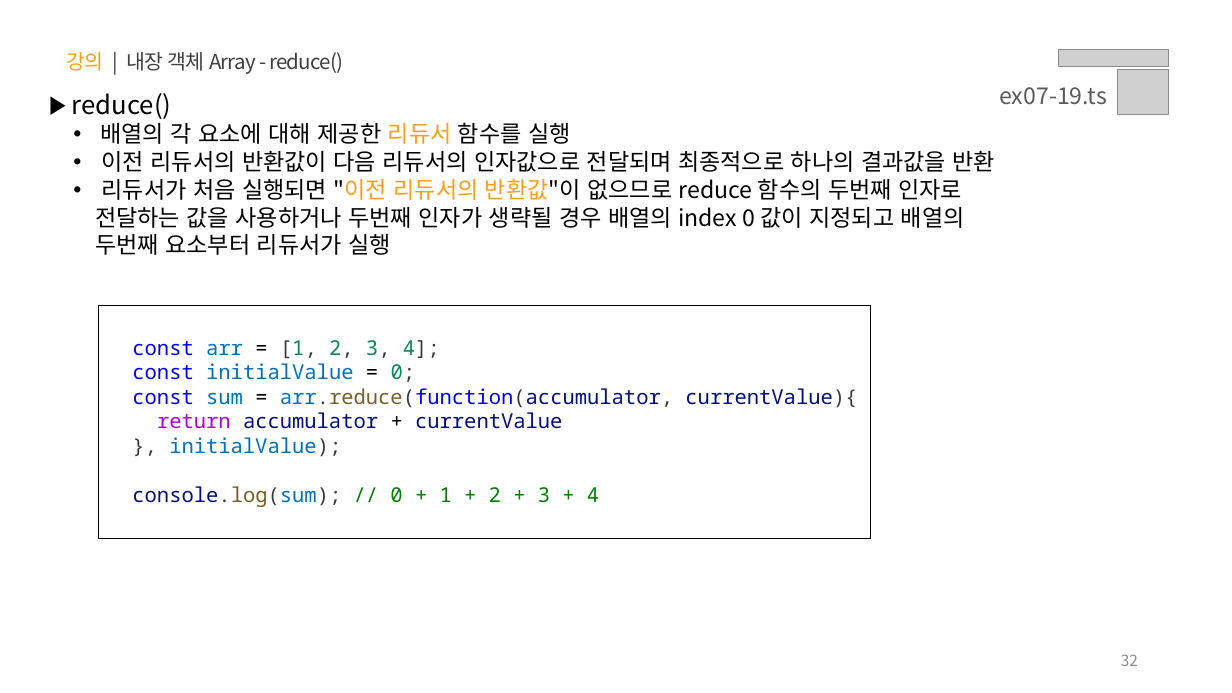
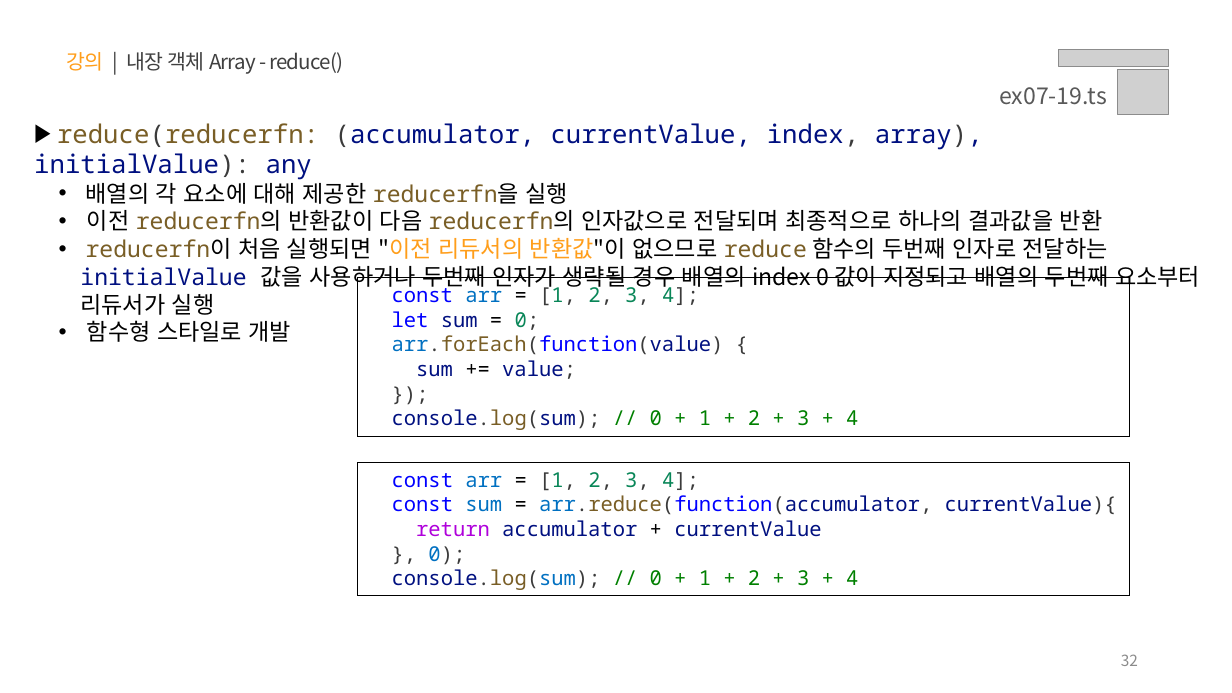
Before and after one commit to yebin-jeong/learn-js, a slide deck: slide 32 of PPT/07.자바스크립트 - 내장 함수.pptx. Drawn at 1232x693 pixels with LibreOffice and Linux fonts; fonts in the diff are those of the drawing; grey boxes stand for pictures. Boxes give left, top, right and bottom in pixels: in the first picture for what was removed or moved away, otherwise in the second. Text is boxed around its words. In the diff, an @@ line names an element or a change of style, - is before the commit and + after.

```diff
--- a/PPT/07.자바스크립트 - 내장 함수.pptx
+++ b/PPT/07.자바스크립트 - 내장 함수.pptx
@@ text at [34, 123, 1200, 315]: text changed @@
-▶ reduce()
-  • 배열의 각 요소에 대해 제공한 리듀서 함수를 실행
-  • 이전 리듀서의 반환값이 다음 리듀서의 인자값으로 전달되며 최종적으로 하나의 결과값을 반환
-  • 리듀서가 처음 실행되면 "이전 리듀서의 반환값"이 없으므로 reduce 함수의 두번째 인자로 전달하는 값을 사용하거나 두번째 인자가 생략될 경우 배열의 index 0 값이 지정되고 배열의 두번째 요소부터 리듀서가 실행
+▶ reduce(reducerfn: (accumulator, currentValue, index, array), initialValue): any
+  • 배열의 각 요소에 대해 제공한 reducerfn을 실행
+  • 이전 reducerfn의 반환값이 다음 reducerfn의 인자값으로 전달되며 최종적으로 하나의 결과값을 반환
+  • reducerfn이 처음 실행되면 "이전 리듀서의 반환값"이 없으므로 reduce 함수의 두번째 인자로 전달하는 initialValue 값을 사용하거나 두번째 인자가 생략될 경우 배열의 index 0 값이 지정되고 배열의 두번째 요소부터 리듀서가 실행
+  • 함수형 스타일로 개발
@@ rectangle "const arr = [1, 2, ...": place and size @@
-rectangle "const arr = [1, 2, ..." at [99, 305, 871, 538]
+rectangle "const arr = [1, 2, ..." at [358, 277, 1129, 436]
@@ text in rectangle at [392, 311, 858, 430]: text changed @@
-const initialValue = 0;
-const sum = arr.reduce(function(accumulator, currentValue){
-return accumulator + currentValue
-}, initialValue);
-console.log(sum); // 0 + 1 + 2 + 3 + 4
+let sum = 0;
+arr.forEach(function(value) {
+sum += value;
+});
+console.log(sum); // 0 + 1 + 2 + 3 + 4
@@ rectangle added at [358, 462, 1129, 596], outline #000000 0.75 pt, 16 pt, text #001080 @@
+const arr = [1, 2, 3, 4];
+const sum = arr.reduce(function(accumulator, currentValue){
+return accumulator + currentValue
+}, 0);
+console.log(sum); // 0 + 1 + 2 + 3 + 4
```
Also in this commit, not shown: 8 other slides changed, 3 other files.
